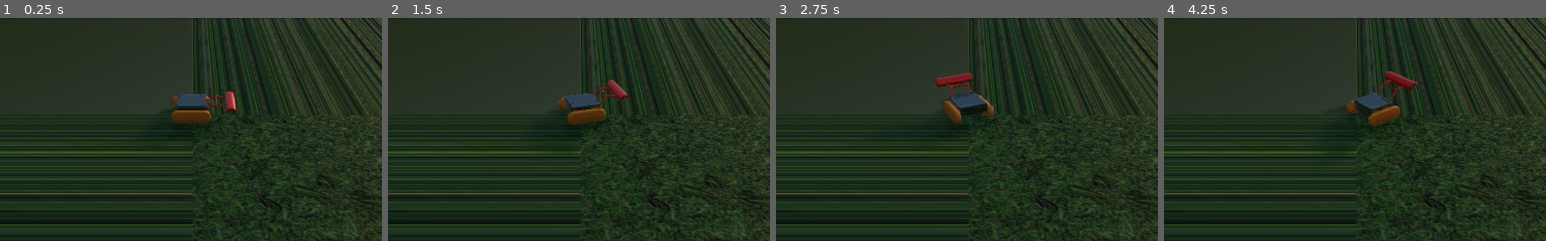
Above: before the commit, frames 1-4 (left to right).
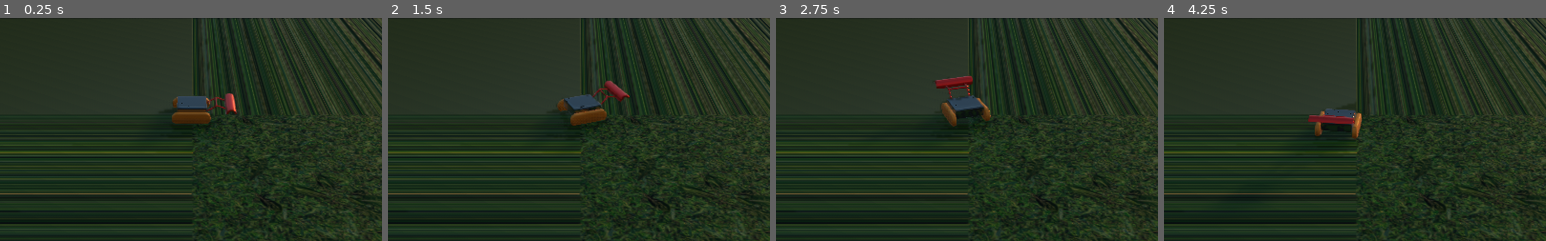
Above: after the commit, the same moments.

Repository: Waaflee/Mobile-Robot-Simulation
Game: Godot game, scene res://Scenes/World.tscn
Two runs of this game, one before a commit and one after it. Both use one fixed random seed, a clock stepped at 60 frames per second and the inputs below.
Inputs:
- Up to frame 1 (0.25 s): no input
- Up to frame 2 (1.5 s): tap Enter (ui_accept) at 0.5, 0.77, 1.25 s; hold Right (ui_right) 0.53-1.28 s; hold Down (ui_down) from 1.28 s (still down)
- Up to frame 3 (2.75 s): tap Enter (ui_accept) at 1.52 s; release Down (ui_down) at 2.03 s; hold Right (ui_right) from 2.03 s (still down)
- Up to frame 4 (4.25 s): release Right (ui_right) at 2.78 s; hold Up (ui_up) 2.78-3.53 s; tap Enter (ui_accept) at 3.02, 3.77 s; hold Left (ui_left) from 3.53 s (still down)
The pictures show only the part of the screen within x 25-75%, y 0-50%; the shares and areas given below are measured in that part.

The runs differ from the first frame. In frame 1, 0.6% of the frame differs, in the area x 45-62%, y 32-48%; in frame 2, 0.6%; in frame 3, 1.2%; in frame 4, 2.6%, in the area x 33-67%, y 23-61%.

Commit message:
feat: better friction

Diff:
--- a/Scenes/Robot.tscn
+++ b/Scenes/Robot.tscn
@@ -4,12 +4,11 @@
 [ext_resource path="res://Scenes/Robotvehicle.gd" type="Script" id=2]
 
 [sub_resource type="BoxShape" id=1]
-extents = Vector3( 1, 0.722937, 1 )
+extents = Vector3( 1, 0.614919, 1 )
 
 [node name="Robot" instance=ExtResource( 1 )]
 
 [node name="Robotvehicle" parent="." index="0"]
-linear_damp = 0.01
 script = ExtResource( 2 )
 MAX_ENGINE_FORCE = 100.0
 
--- a/Scenes/World.tscn
+++ b/Scenes/World.tscn
@@ -10,6 +10,7 @@
 subdivide_depth = 5
 
 [sub_resource type="ConcavePolygonShape" id=2]
+margin = 0.001
 data = PoolVector3Array( 50, 0, 50, 33.3333, 0, 50, 50, 0, 33.3333, 33.3333, 0, 50, 33.3333, 0, 33.3333, 50, 0, 33.3333 …(3830 unchanged characters)…
 
 [node name="World" type="Spatial"]
